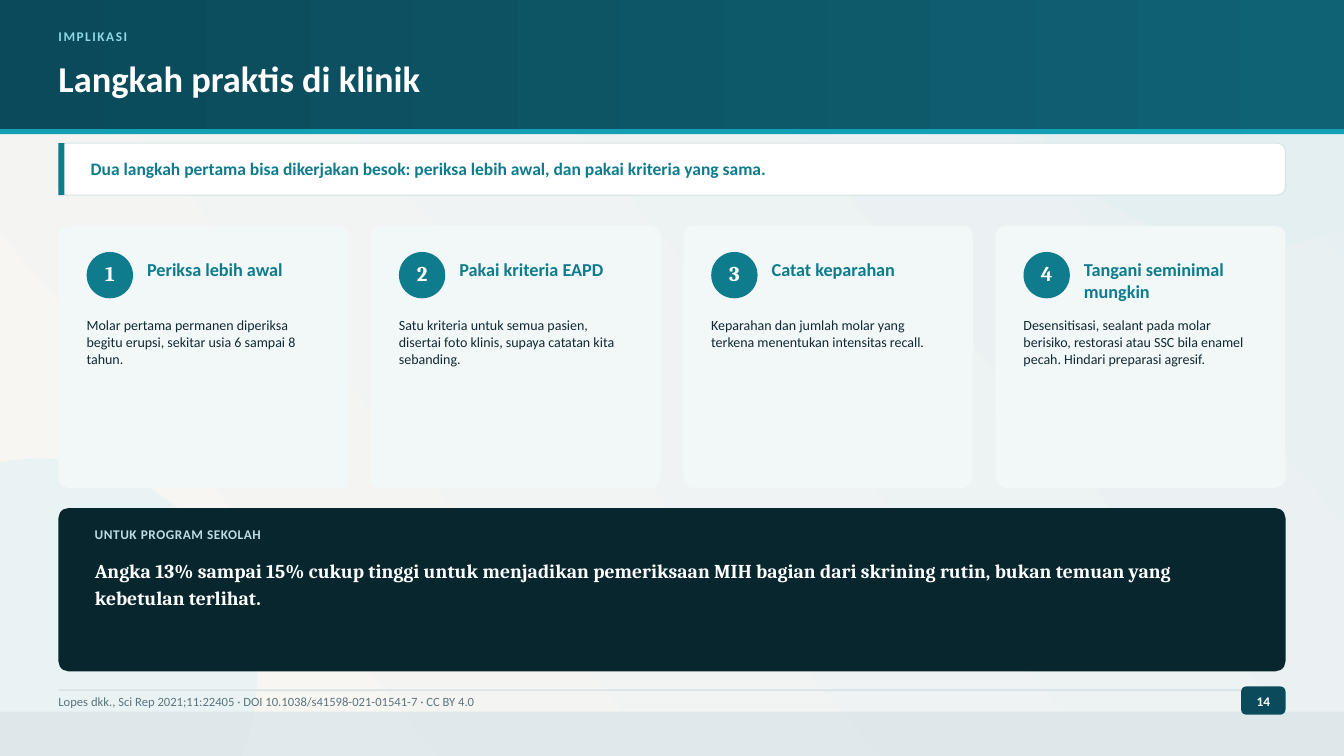
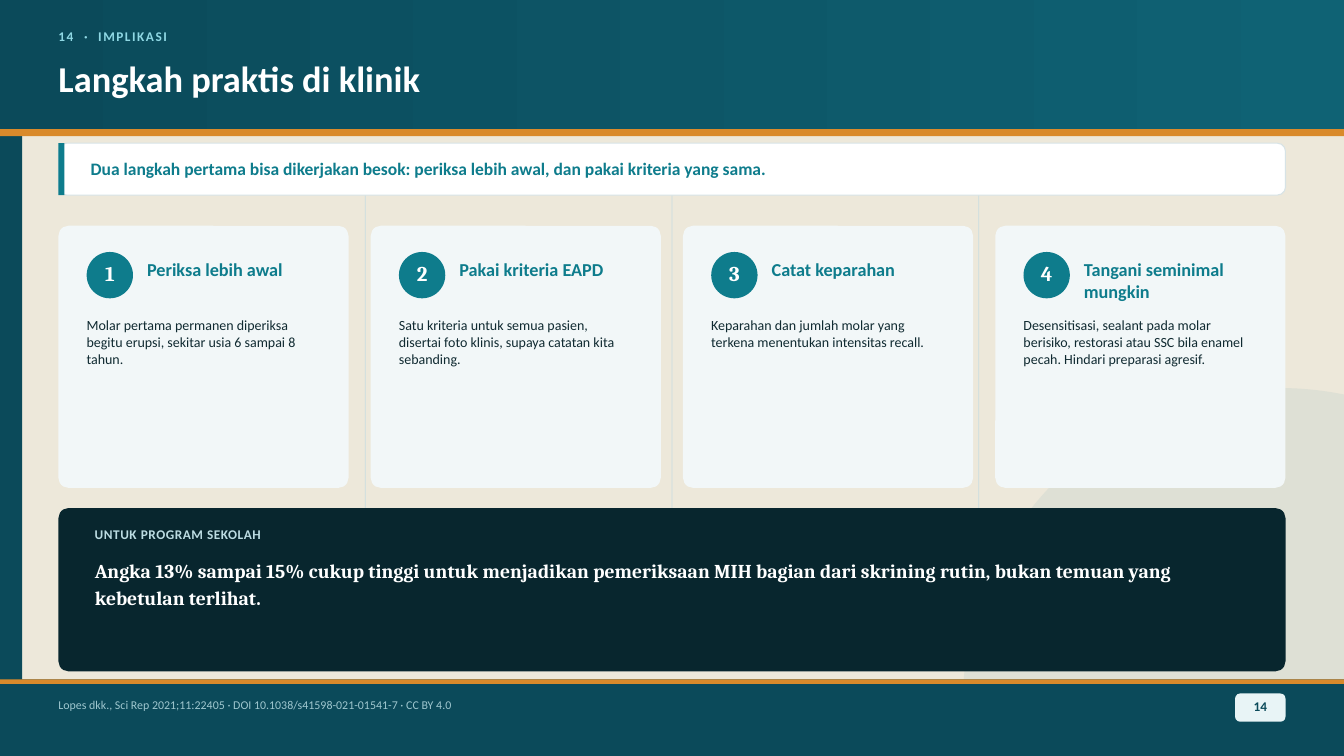
Before and after one commit to maskchanel14-source/agents, a slide deck: slide 14 of research/pediatric-dentistry-2021-2026/deck-mih-lopes-2021/Presentasi-Jurnal-MIH-Lopes-2021.pptx. Drawn at 1344x756 pixels with LibreOffice and Linux fonts; fonts in the diff are those of the drawing. Boxes give left, top, right and bottom in pixels: in the first picture for what was removed or moved away, otherwise in the second. Text is boxed around its words. In the diff, an @@ line names an element or a change of style, - is before the commit and + after.

```diff
--- a/research/pediatric-dentistry-2021-2026/deck-mih-lopes-2021/Presentasi-Jurnal-MIH-Lopes-2021.pptx
+++ b/research/pediatric-dentistry-2021-2026/deck-mih-lopes-2021/Presentasi-Jurnal-MIH-Lopes-2021.pptx
@@ rectangle at <box>0,0,1344,756</box>: fill gradient #F9F7F3 to #E6EFF2 to #EDE8DA @@
@@ rectangle added at <box>0,0,22,756</box>, fill #0B4A5A @@
@@ ellipse removed at <box>1003,0,1344,247</box> @@
@@ text at <box>58,32,167,41</box>: text changed @@
-IMPLIKASI
+14 · IMPLIKASI
@@ rectangle at <box>0,129,1344,136</box>: fill #14A0B4 to #D98A2B @@
@@ rectangle added at <box>365,156,366,670</box>, fill #C7DCE1 @@
@@ rectangle added at <box>671,156,673,670</box>, fill #C7DCE1 @@
@@ rectangle added at <box>979,156,980,670</box>, fill #C7DCE1 @@
@@ ellipse added at <box>963,388,1344,756</box>, fill #DEE0D5 @@
@@ ellipse removed at <box>0,459,257,756</box> @@
@@ rectangle: place and size @@
-rectangle at <box>0,712,1344,756</box>
+rectangle at <box>0,680,1344,756</box>
@@ rectangle at <box>0,680,1344,756</box>: fill #DCE7EA at 85% opacity to #0B4A5A @@
@@ rectangle: place and size @@
-rectangle at <box>58,690,1286,691</box>
+rectangle at <box>0,680,1344,684</box>
@@ rectangle at <box>0,680,1344,684</box>: fill #D7E3E6 to #D98A2B @@
@@ text "Lopes dkk., Sci Rep 2021;11:22405 ..." at <box>58,701,451,711</box>: size 9 to 8.5 pt, text colour #5C757C to #9FC7CF @@
@@ text "14" at <box>1254,702,1267,711</box>: text colour #FFFFFF to #0B4A5A @@
@@ rounded rectangle: place and size @@
-rounded rectangle at <box>1241,687,1286,715</box>
+rounded rectangle at <box>1235,694,1286,722</box>
@@ rounded rectangle at <box>1235,694,1286,722</box>: fill #0B4A5A to #E8F4F6 @@
```
Also in this commit, not shown: 13 other slides changed, 25 other files.
